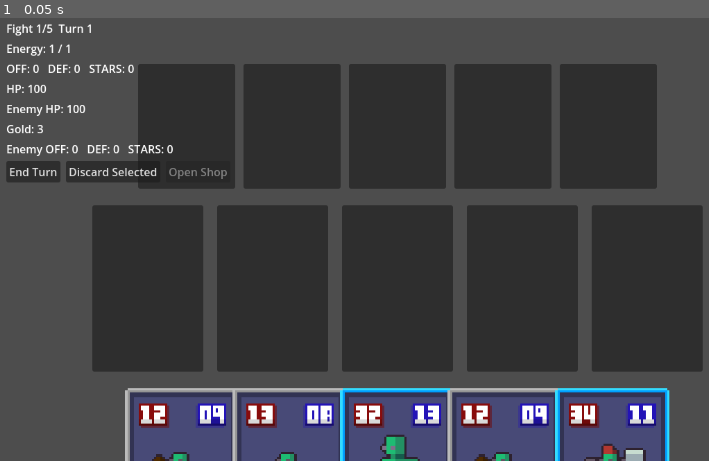
Above: before the commit, frame 1.
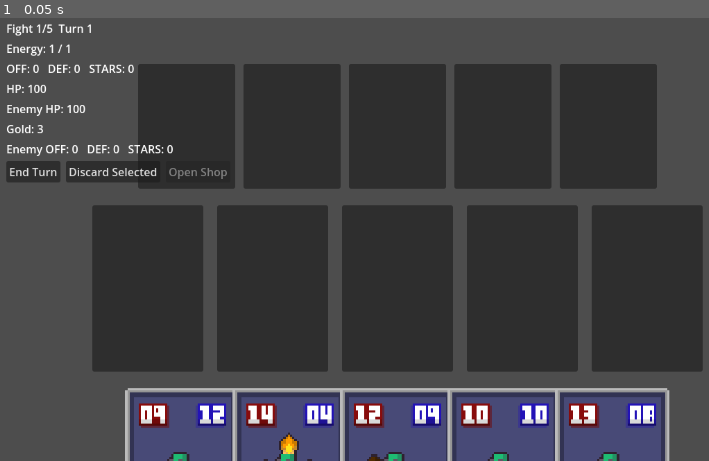
Above: after the commit, the same moment.

Repository: pewdsdamew-tech/goblin-card-game1
Game: Godot game, scene res://scenes/Game.tscn
The game is run twice, just before and just after one commit, with the same random seed, the same clock (stepped at 60 frames per second) and the same inputs.
Inputs:
- Up to frame 1 (0.05 s): no input

The runs differ from the first frame. In frame 1, 1.7% of the frame differs, in the area x 19-95%, y 83-100%.

Commit message:
Add deck draw and deck overlay viewer

Diff:
--- a/scenes/Game.tscn
+++ b/scenes/Game.tscn
@@ -14,6 +14,45 @@
 
 [node name="CardDatabase" type="Node" parent="."]
 script = ExtResource("2")
+
+[node name="DeckButton" type="Button" parent="."]
+layout_mode = 0
+offset_left = 16.0
+offset_top = 660.0
+text = "Deck (0)"
+
+[node name="DeckOverlay" type="PanelContainer" parent="."]
+visible = false
+layout_mode = 0
+offset_left = 16.0
+offset_top = 400.0
+offset_right = 276.0
+offset_bottom = 750.0
+mouse_filter = 1
+
+[node name="VBoxContainer" type="VBoxContainer" parent="DeckOverlay"]
+layout_mode = 2
+theme_override_constants/separation = 6
+mouse_filter = 1
+
+[node name="DeckTitle" type="Label" parent="DeckOverlay/VBoxContainer"]
+layout_mode = 2
+text = "Deck"
+
+[node name="DeckCountLabel" type="Label" parent="DeckOverlay/VBoxContainer"]
+layout_mode = 2
+text = "Cards: 0"
+
+[node name="DeckScroll" type="ScrollContainer" parent="DeckOverlay/VBoxContainer"]
+layout_mode = 2
+size_flags_vertical = 3
+mouse_filter = 1
+
+[node name="DeckList" type="VBoxContainer" parent="DeckOverlay/VBoxContainer/DeckScroll"]
+layout_mode = 2
+size_flags_horizontal = 3
+size_flags_vertical = 3
+mouse_filter = 1
 
 [node name="Stats" type="MarginContainer" parent="."]
 layout_mode = 0
--- a/scripts/Game.gd
+++ b/scripts/Game.gd
@@ -21,6 +21,10 @@
 @onready var shop_skip_button: Button = $ShopOverlay/Panel/VBoxContainer/ShopButtons/SkipButton
 @onready var shop_lock_button: Button = $ShopOverlay/Panel/VBoxContainer/ShopButtons/ShopLockButton
 @onready var shop_reroll_button: Button = $ShopOverlay/Panel/VBoxContainer/ShopButtons/ShopRerollButton
+@onready var deck_button: Button = $DeckButton
+@onready var deck_overlay: PanelContainer = $DeckOverlay
+@onready var deck_count_label: Label = $DeckOverlay/VBoxContainer/DeckCountLabel
+@onready var deck_list: VBoxContainer = $DeckOverlay/VBoxContainer/DeckScroll/DeckList
 
 var card_scene: PackedScene = preload("res://scenes/Card.tscn")
 var selected_card: Node = null
@@ -47,6 +51,7 @@
 var player_draw_pile: Array[Dictionary] = []
 var player_discard: Array[Dictionary] = []
 var next_card_id: int = 1
+var starting_deck_size: int = 12
 var enemy_card_pool: Array[Dictionary] = []
 var enemy_deck: Array[Dictionary] = []
 var enemy_hand: Array[Dictionary] = []
@@ -129,6 +134,8 @@
 		shop_lock_button.pressed.connect(_on_shop_lock_pressed)
 	if is_instance_valid(shop_reroll_button):
 		shop_reroll_button.pressed.connect(_on_shop_reroll_pressed)
+	if is_instance_valid(deck_button):
+		deck_button.pressed.connect(_on_deck_toggle_pressed)
 
 func _on_slot_gui_input(slot: Control, event: InputEvent) -> void:
 	if event is InputEventMouseButton and event.button_index == MOUSE_BUTTON_LEFT and event.pressed:
@@ -412,6 +419,8 @@
 	selected_card = null
 	_update_gold_ui()
 	_update_shop_buttons()
+	_update_deck_button_label()
+	_refresh_deck_overlay()
 	_update_active_stats()
 
 
@@ -451,12 +460,15 @@
 	else:
 		var income_bonus: int = int(gold / 5.0)
 		gold = gold + 2 + income_bonus
+	if not is_new_fight:
+		_draw_up_to_hand(5)
 	_reset_energy_for_turn()
 	_update_active_stats()
 	_update_enemy_stats()
 	_update_hp_ui()
 	_update_gold_ui()
 	_update_shop_buttons()
+	_update_deck_button_label()
 	_update_shop_toggle_label()
 	phase = Phase.PLAYER
 	_set_controls_enabled(true)
@@ -523,6 +535,8 @@
 	_close_shop_overlay(true)
 	_build_player_deck()
 	_prepare_fight()
+	_update_deck_button_label()
+	_refresh_deck_overlay()
 
 
 func _build_player_deck() -> void:
@@ -531,13 +545,15 @@
 	player_discard.clear()
 	next_card_id = 1
 	if card_db and card_db.has_method("get_random_card_weighted"):
-		for i in range(10):
+		for i in range(starting_deck_size):
 			var data := _normalize_card_for_deck(card_db.get_random_card_weighted())
 			player_deck.append(data)
 	elif card_db:
-		for i in range(10):
+		for i in range(starting_deck_size):
 			var data2 := _normalize_card_for_deck(card_db.get_random_card())
 			player_deck.append(data2)
+	_update_deck_button_label()
+	_refresh_deck_overlay()
 
 
 func _normalize_card_for_deck(data: Dictionary) -> Dictionary:
@@ -601,6 +617,8 @@
 	_update_active_stats()
 	_update_enemy_stats()
 	_update_hp_ui()
+	_update_deck_button_label()
+	_refresh_deck_overlay()
 	phase = Phase.PLAYER
 	_start_player_turn(true)
 
@@ -640,6 +658,12 @@
 		card_instance.set_card_data(card_data)
 	if card_instance.has_signal("clicked"):
 		card_instance.clicked.connect(_on_card_clicked)
+
+
+func _draw_up_to_hand(max_size: int) -> void:
+	while hand_panel.get_child_count() < max_size and not player_draw_pile.is_empty():
+		var card_data: Dictionary = player_draw_pile.pop_back()
+		_spawn_card_to_hand(card_data)
 
 
 func _populate_shop_hand_snapshot() -> void:
@@ -668,6 +692,39 @@
 			if int(arr[i].get("id", -1)) == card_id:
 				arr.remove_at(i)
 				break
+
+
+func _update_deck_button_label() -> void:
+	if deck_button:
+		deck_button.text = "Deck (%d)" % player_deck.size()
+
+
+func _refresh_deck_overlay() -> void:
+	if not deck_overlay:
+		return
+	if deck_count_label:
+		deck_count_label.text = "Cards: %d" % player_deck.size()
+	if not deck_list:
+		return
+	for child in deck_list.get_children():
+		child.queue_free()
+	for card_data in player_deck:
+		if not (card_data is Dictionary):
+			continue
+		var name := str(card_data.get("name", "Card"))
+		var stars := int(card_data.get("stars", 1))
+		var atk := int(card_data.get("atk", card_data.get("off", 0)))
+		var hp := int(card_data.get("hp_max", card_data.get("def", 0)))
+		var entry := Label.new()
+		entry.text = "⭐%d  %s  ATK %d / HP %d" % [stars, name, atk, hp]
+		deck_list.add_child(entry)
+
+
+func _on_deck_toggle_pressed() -> void:
+	if not deck_overlay:
+		return
+	deck_overlay.visible = not deck_overlay.visible
+	_refresh_deck_overlay()
 
 
 func _with_combat_stats(data: Dictionary) -> Dictionary:
@@ -835,6 +892,8 @@
 		player_deck.append(_normalize_card_for_deck(data))
 	_update_gold_ui()
 	_update_shop_buttons()
+	_update_deck_button_label()
+	_refresh_deck_overlay()
 	_populate_shop_hand_snapshot()
 	card.queue_free()
 
